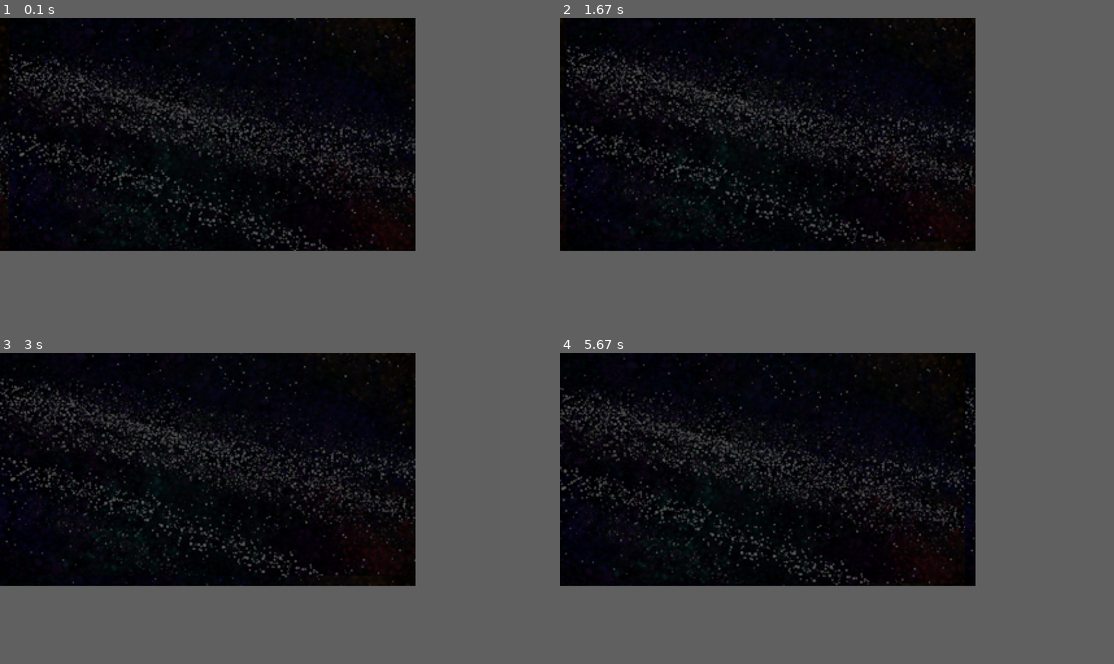
Above: before the commit, frames 1-4 (two rows, left to right).
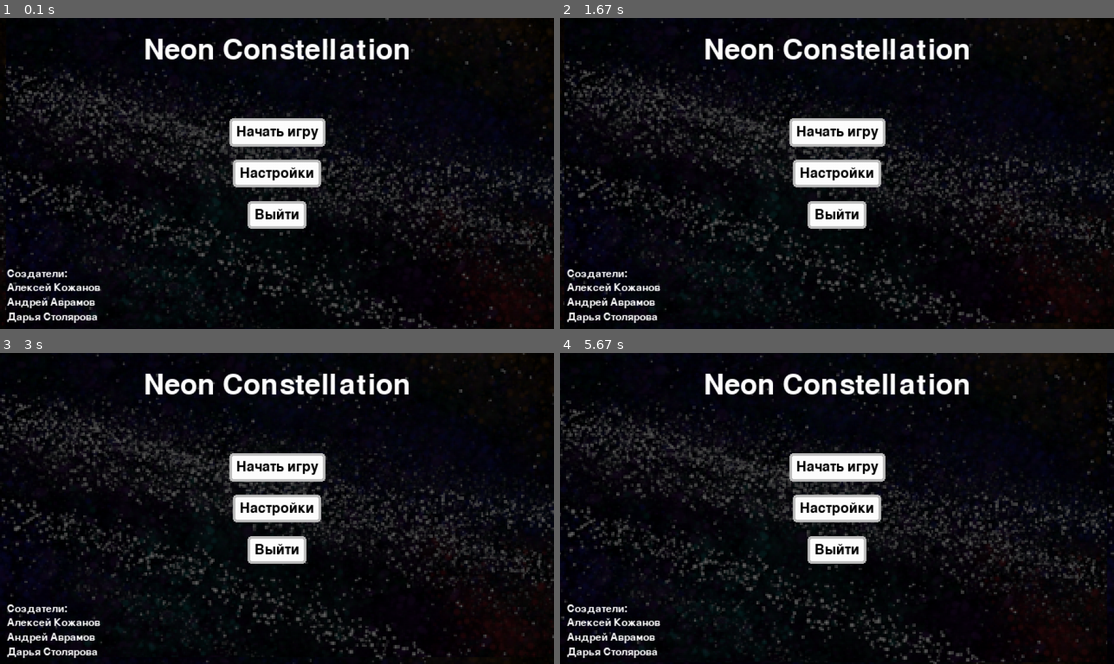
Above: after the commit, the same moments.

Repository: avramovam/PYGAME_PROJECT
Game: pygame game, started from NEON_CONSTELLATION.py
The game is run twice, just before and just after one commit, with the same random seed, the same clock (stepped at 60 frames per second) and the same inputs.
Inputs:
- Up to frame 1 (0.1 s): no input
- Up to frame 2 (1.67 s): no input
- Up to frame 3 (3 s): no input
- Up to frame 4 (5.67 s): no input
In our replay, the window is 675x379 before the commit and 900x506 after it. These sizes can differ from the game's own. Grey fills any space a smaller window leaves; there, only what the larger window draws over its background counts as a difference.

The runs differ from the first frame. In frame 1, 18% of the frame differs, in the area x 0-100%, y 0-100%; in frame 2, 18%; in frame 3, 18%; in frame 4, 18%.

Commit message:
DVLP BUILD #2: 1) Добавлены неработающие кнопки 2) Добавлено название игры

Diff:
--- a/NEON_CONSTELLATION.py
+++ b/NEON_CONSTELLATION.py
@@ -18,8 +18,8 @@
 
 pygame.init()
 USER_SCREENSIZE = engine.get_screensize(engine.pygame_videoinfo()) # размер монитора пользователя
-scale = 20
-pixelscale = 3
+scale = 40
+pixelscale = 2
 screen = engine.Screen((16*scale, 9*scale), (16*scale*pixelscale, 9*scale*pixelscale), 0, 1)
 clock = pygame.time.Clock()
 FPS = 60
@@ -34,6 +34,17 @@
        имея скорость "еденицы в секунду" и количество кадров в секунду.
        Использовать в ежекадровых функциях где считается время или двигаются объекты.'''
     return engine.speed_upf(units_per_second, FPS)
+
+font_default = pygame.font.Font(None, 24)
+font_small =   pygame.font.Font(None, 18)
+font_heading = pygame.font.Font(None, 48)
+
+def instance_render_text(target):
+    '''Рендерит текст для target если есть target.string и target.font.
+       target.text содержит отрендеренные строчки текста.'''
+    target.text = []
+    for line in target.string.split('\n'):
+        target.text.append(target.font.render(line, True, target.text_color))
 #endregion
 
 #region [ОБЪЯВЛЕНИЕ ENTITY]
@@ -57,19 +68,101 @@
             surface.blit(target.image, (ox + (x*width),                                                  # - леша
                                         oy + (y*height)))
 
-BG = engine.Entity(event_create=BG_create, event_step=BG_step, event_draw_before=BG_draw_before)
+EntBG = engine.Entity(event_create=BG_create, event_step=BG_step, event_draw_before=BG_draw_before)
+#endregion
+#region [MAINMENU TEXT]
+def mm_text_create(target):
+    target.x, target.y = 0, 0
+    target.font = font_default
+    target.string = 'Neon Constellation'
+    target.text_color = 'white'
+    target.text_align = 1  # 0 - слева, 1 - в центре, 2 - справа
+    instance_render_text(target)
+
+
+def mm_text_draw_after(target, surface: pygame.Surface):
+    lineoffset = 0
+    maxtw = max([x.get_width() for x in target.text])
+    for lineindex in range(len(target.text)):
+        tw = target.text[lineindex].get_width()
+        th = target.text[lineindex].get_height()
+        lineoffset += th+4
+        if target.text_align == 0:
+            surface.blit(target.text[lineindex], (target.x, target.y - (th//2) + lineoffset))
+        elif target.text_align == 2:
+            surface.blit(target.text[lineindex], (target.x + (maxtw - tw), target.y - (th//2) + lineoffset))
+        else:  # if target.text_align == 1:
+            surface.blit(target.text[lineindex], (target.x - (tw//2), target.y - (th//2) + lineoffset))
+
+EntMainMenuText = engine.Entity(event_create=mm_text_create, event_draw_after=mm_text_draw_after)
+#endregion
+#region [MAINMENU BUTTON]
+def mm_button_create(target):
+    target.x, target.y = 0, 0
+    target.font = font_default
+    target.string = 'Sample Text'
+    target.text_color = 'black'
+    instance_render_text(target)
+
+def mm_button_draw(target, surface: pygame.Surface):
+    tw = target.text[0].get_width()
+    th = target.text[0].get_height()
+    fs = 16 # размер поля между прямоугольником и текстом
+    rect_coords = (target.x - ((tw+fs)//2), target.y - ((th+fs)//2), tw+fs, th+fs)
+    text_coords = (target.x - (tw//2),      target.y - (th//2))
+    rounding = 4 # величина скругления задника
+    full_rounding = (rounding, rounding, rounding, rounding) # для всех углов
+    pygame.draw.rect(surface, 'white', rect_coords, 0, *full_rounding) # задник
+    pygame.draw.rect(surface, 'gray',  rect_coords, 3, *full_rounding) # обводка задника
+    surface.blit(target.text[0], text_coords)
+
+# EntMainMenuButton копирует метод создания и рендера текста из EntGameTitle
+EntMainMenuButton = engine.Entity(event_create=mm_button_create, event_draw=mm_button_draw)
 #endregion
 #endregion
 
 #region [ОБЪЯВЛЕНИЕ ROOM]
-room_mainmenu = engine.Room([BG])
+room_mainmenu = engine.Room([EntBG, EntMainMenuText, EntMainMenuButton])
 
 engine.rooms.change_current_room(room_mainmenu)
 #endregion
 
 #region [СОЗДАНИЕ INSTANCE]
-bg1 = BG.instance()
+bg1 = EntBG.instance()
 bg1.image = img_bg
+
+gametitle = EntMainMenuText.instance()
+gametitle.x = screen.get_canvas_halfwidth()
+gametitle.y = 0
+gametitle.font = font_heading
+gametitle.string = 'Neon Constellation'
+instance_render_text(gametitle)
+
+creators = EntMainMenuText.instance()
+creators.x = 8
+creators.y = screen.get_canvas_height() - 80
+creators.font = font_small
+creators.text_align = 0
+creators.string = 'Создатели:\nАлексей Кожанов\nАндрей Аврамов\nДарья Столярова'
+instance_render_text(creators)
+
+mmb1 = EntMainMenuButton.instance()
+mmb1.x = screen.get_canvas_halfwidth()
+mmb1.y = screen.get_canvas_halfheight() - 48
+mmb1.string = 'Начать игру'
+instance_render_text(mmb1)
+
+mmb1 = EntMainMenuButton.instance()
+mmb1.x = screen.get_canvas_halfwidth()
+mmb1.y = screen.get_canvas_halfheight()
+mmb1.string = 'Настройки'
+instance_render_text(mmb1)
+
+mmb1 = EntMainMenuButton.instance()
+mmb1.x = screen.get_canvas_halfwidth()
+mmb1.y = screen.get_canvas_halfheight() + 48
+mmb1.string = 'Выйти'
+instance_render_text(mmb1)
 #endregion
 
 #region [КОНСТАНТЫ, ПЕРЕМЕННЫЕ И Т.Д.]
